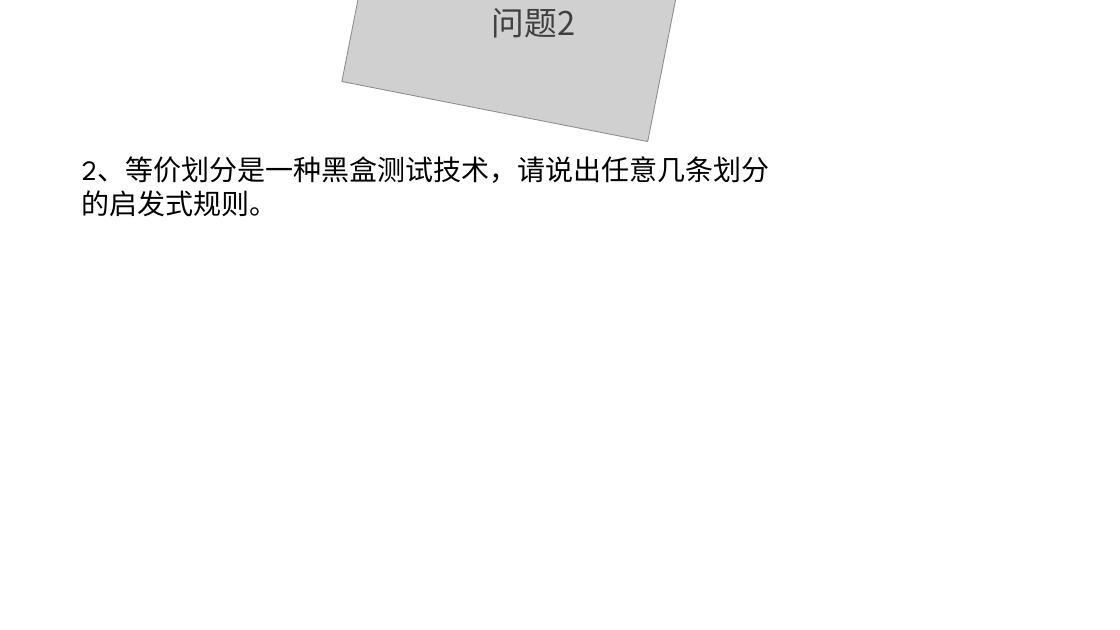
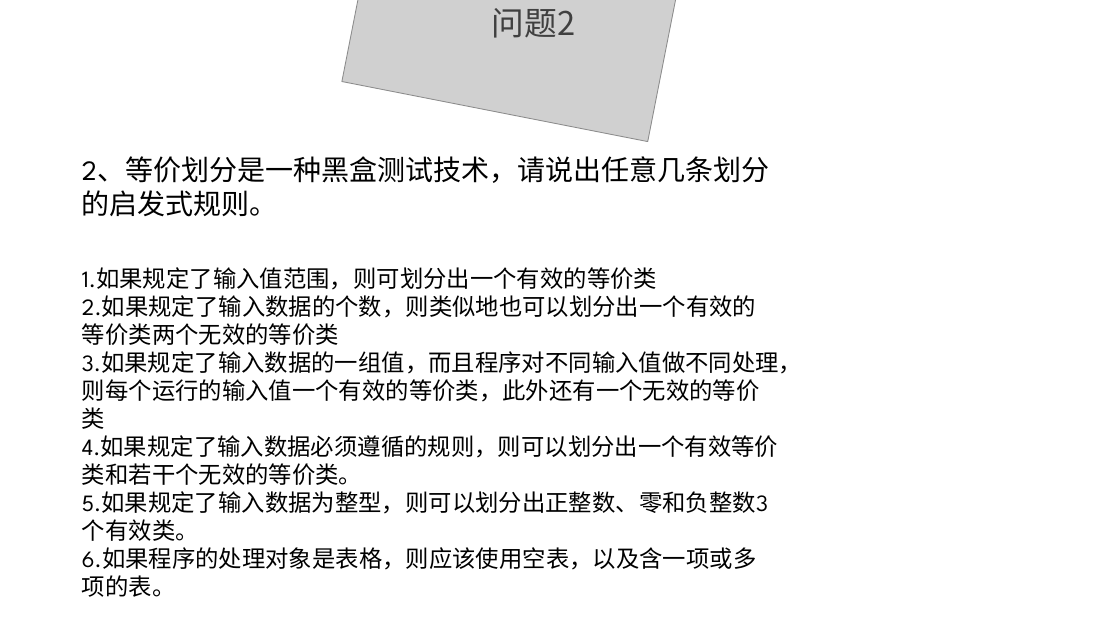
Before and after one commit to ConstanTWT/SE2020-G01, a slide deck: slide 45 of 翻转PPT/SE2020-G01-实现阶段翻转课堂PPT.pptx. Drawn at 1120x630 pixels with LibreOffice and Linux fonts; fonts in the diff are those of the drawing; grey boxes stand for pictures; background and template pictures are left out. Boxes give left, top, right and bottom in pixels: in the first picture for what was removed or moved away, otherwise in the second. Text is boxed around its words. In the diff, an @@ line names an element or a change of style, - is before the commit and + after.

```diff
--- a/翻转PPT/SE2020-G01-实现阶段翻转课堂PPT.pptx
+++ b/翻转PPT/SE2020-G01-实现阶段翻转课堂PPT.pptx
@@ text added at box(82, 267, 802, 597), 20 pt, text #000000 @@
+1.如果规定了输入值范围，则可划分出一个有效的等价类
+2.如果规定了输入数据的个数，则类似地也可以划分出一个有效的等价类两个无效的等价类
+3.如果规定了输入数据的一组值，而且程序对不同输入值做不同处理，则每个运行的输入值一个有效的等价类，此外还有一个无效的等价类
+4.如果规定了输入数据必须遵循的规则，则可以划分出一个有效等价类和若干个无效的等价类。
+5.如果规定了输入数据为整型，则可以划分出正整数、零和负整数3个有效类。
+6.如果程序的处理对象是表格，则应该使用空表，以及含一项或多项的表。
```
Also in this commit, not shown: 2 other slides changed.
